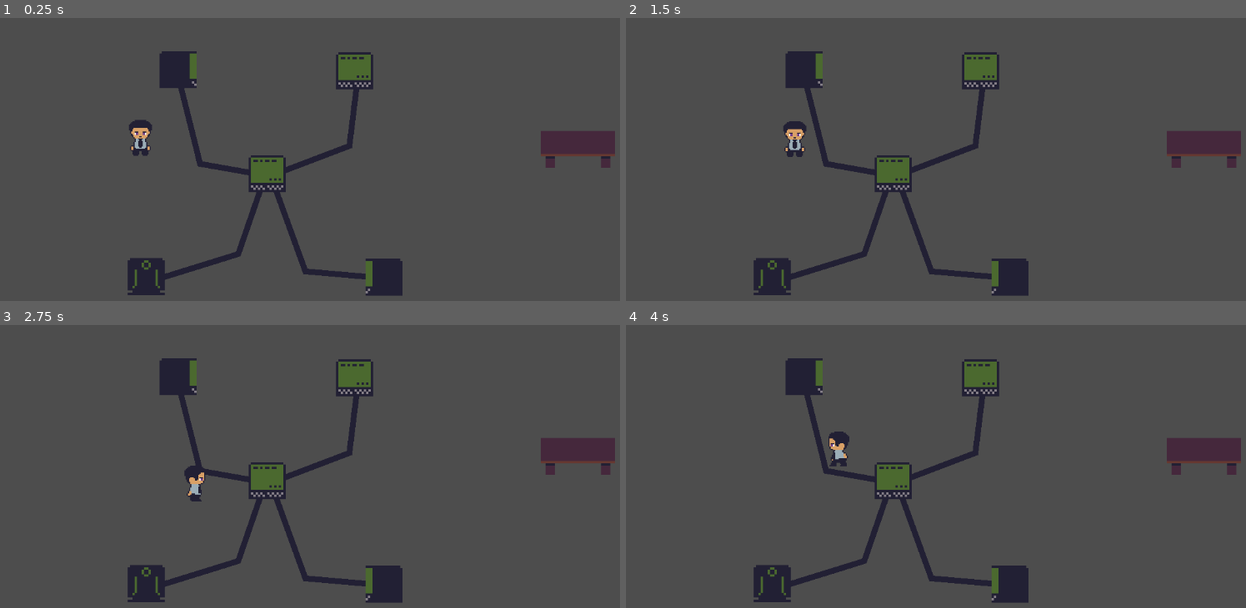
Above: before the commit, frames 1-4 (two rows, left to right).
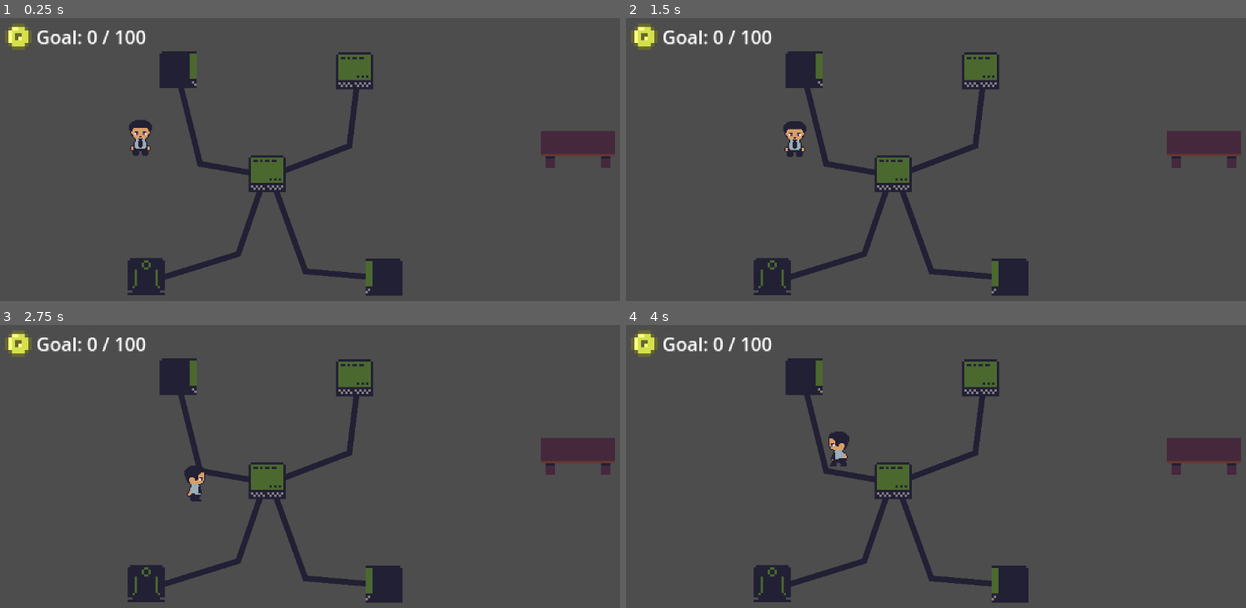
Above: after the commit, the same moments.

Repository: IsaelGabriel/lgj-2023
Game: Godot game, scene res://scenes/test_scene.tscn
The game is run twice, just before and just after one commit, with the same random seed, the same clock (stepped at 60 frames per second) and the same inputs. The project has no main scene, so this scene is started directly.
Inputs:
- Up to frame 1 (0.25 s): no input
- Up to frame 2 (1.5 s): tap Enter at 0.5 s; hold Right (p1_right) 0.53-1.28 s; tap Space (p1_use) at 0.6, 1.35 s; hold Down (p1_down) from 1.28 s (still down)
- Up to frame 3 (2.75 s): release Down (p1_down) at 2.03 s; hold Right (p1_right) from 2.03 s (still down); tap Space (p1_use) at 2.1 s
- Up to frame 4 (4 s): release Right (p1_right) at 2.78 s; hold Up (p1_up) 2.78-3.53 s; tap Space (p1_use) at 2.85, 3.6 s; hold Left (p1_left) from 3.53 s (still down)

The runs differ from the first frame. In frame 1, 0.7% of the frame differs, in the area x 0-24%, y 2-12%; in frame 2, 0.7%; in frame 3, 0.7%; in frame 4, 0.7%.

Commit message:
Added goal UI, win condition and money received

Diff:
--- /dev/null
+++ b/scenes/Ethernet.tscn
@@ -0,0 +1,6 @@
+[gd_scene format=3 uid="uid://cjoygk5cht1c5"]
+
+[node name="Line2D" type="Line2D"]
+z_index = -1
+points = PackedVector2Array(327, 116, 363, 261, 471, 280)
+default_color = Color(0.132813, 0.125, 0.203125, 1)
--- a/scenes/test_scene.tscn
+++ b/scenes/test_scene.tscn
@@ -1,9 +1,11 @@
-[gd_scene load_steps=5 format=3 uid="uid://bkfcwp5sdhvea"]
+[gd_scene load_steps=7 format=3 uid="uid://bkfcwp5sdhvea"]
 
 [ext_resource type="PackedScene" uid="uid://ctm72syamdtu3" path="res://scenes/player.tscn" id="1_hehdr"]
 [ext_resource type="Script" path="res://scripts/Network.gd" id="2_k0r3j"]
 [ext_resource type="PackedScene" uid="uid://b6vc6tnmg4sio" path="res://scenes/computer.tscn" id="3_na8rk"]
 [ext_resource type="PackedScene" uid="uid://dyv7agf8jf0g1" path="res://scenes/front_desk.tscn" id="4_7spk4"]
+[ext_resource type="PackedScene" uid="uid://cjoygk5cht1c5" path="res://scenes/Ethernet.tscn" id="4_lsrrs"]
+[ext_resource type="PackedScene" uid="uid://vjjkym5k13tc" path="res://scenes/ui.tscn" id="5_jl0mr"]
 
 [node name="TestScene" type="Node2D"]
 
@@ -33,10 +35,7 @@
 position = Vector2(325, 98)
 direction = 1
 
-[node name="Line2D" type="Line2D" parent="Network"]
-z_index = -1
-points = PackedVector2Array(327, 116, 363, 261, 471, 280)
-default_color = Color(0.132813, 0.125, 0.203125, 1)
+[node name="Line2D" parent="Network" instance=ExtResource("4_lsrrs")]
 
 [node name="Line2D4" type="Line2D" parent="Network"]
 z_index = -1
@@ -64,5 +63,7 @@
 [node name="Front Desk" parent="." instance=ExtResource("4_7spk4")]
 position = Vector2(1016, 236)
 
+[node name="UI" parent="." instance=ExtResource("5_jl0mr")]
+
 [connection signal="timeout" from="Network/MaxVirusTimer" to="Network" method="_on_max_virus_timer_timeout"]
 [connection signal="timeout" from="Network/VirusTimer" to="Network" method="_on_virus_timer_timeout"]
--- /dev/null
+++ b/scenes/ui.tscn
@@ -0,0 +1,35 @@
+[gd_scene load_steps=3 format=3 uid="uid://vjjkym5k13tc"]
+
+[ext_resource type="Script" path="res://scripts/ui.gd" id="1_2mnqx"]
+[ext_resource type="Texture2D" uid="uid://bswxdw8gs8lp7" path="res://sprites/coin.png" id="1_008gv"]
+
+[node name="UI" type="Control"]
+layout_mode = 3
+anchors_preset = 15
+anchor_right = 1.0
+anchor_bottom = 1.0
+grow_horizontal = 2
+grow_vertical = 2
+script = ExtResource("1_2mnqx")
+
+[node name="CenterContainer" type="CenterContainer" parent="."]
+layout_mode = 1
+offset_right = 149.0
+offset_bottom = 42.0
+scale = Vector2(2, 2)
+
+[node name="HBoxContainer" type="HBoxContainer" parent="CenterContainer"]
+layout_mode = 2
+size_flags_stretch_ratio = 0.0
+alignment = 1
+
+[node name="TextureRect" type="TextureRect" parent="CenterContainer/HBoxContainer"]
+texture_filter = 1
+layout_mode = 2
+texture = ExtResource("1_008gv")
+expand_mode = 3
+
+[node name="Label" type="Label" parent="CenterContainer/HBoxContainer"]
+texture_filter = 1
+layout_mode = 2
+text = "Meta: 0 / 200"
--- a/scripts/front_desk.gd
+++ b/scripts/front_desk.gd
@@ -43,3 +43,9 @@
 		for i in range(len(line)):
 			line[i].global_position = client_spawn.global_position
 			line[i].global_position.y -= ((line[i].get_node("Sprite2D").texture.get_height() / 2 + 1) * i)
+		cash()
+
+func cash():
+	randomize()
+	var money =randi()%10+20
+	get_parent().get_node("UI").update_point(money)
--- /dev/null
+++ b/scripts/ui.gd
@@ -0,0 +1,16 @@
+extends Control
+
+
+@onready var label=$CenterContainer/HBoxContainer/Label
+@export var goal : int = 100
+@onready var points=0
+func _ready():
+	label.text="Goal: %d / %d"%[points,goal]
+func update_point(value):
+	points+=value
+	if points>=goal:
+		win()
+	label.text="Goal: %d / %d"%[points,goal]
+
+func win():
+	get_tree().quit()
